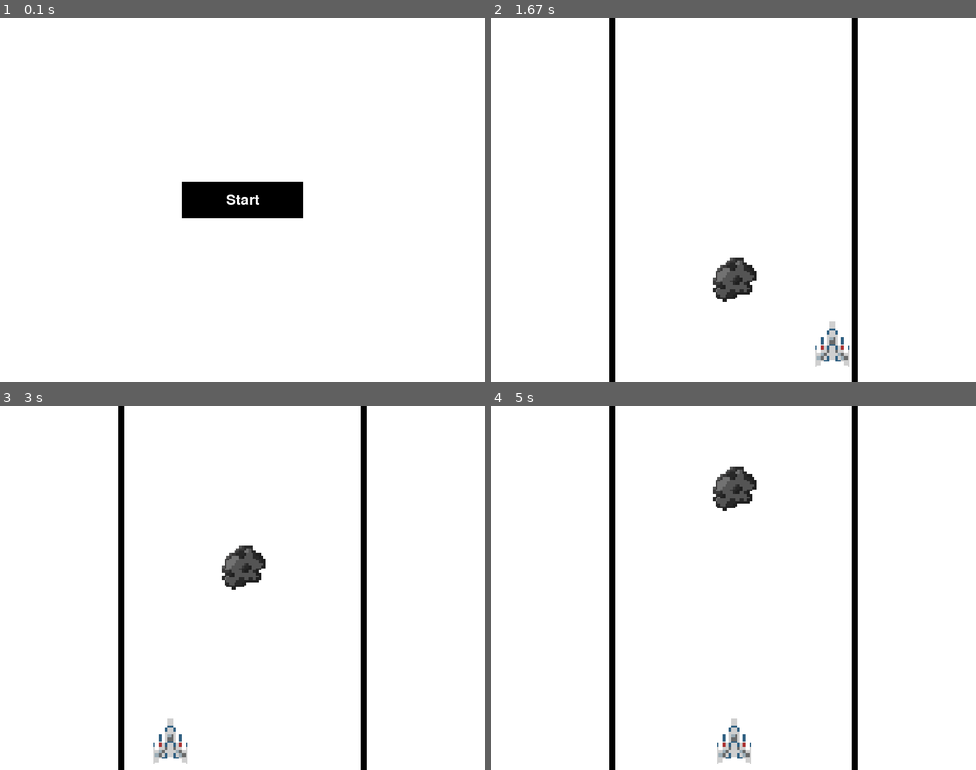
Above: before the commit, frames 1-4 (two rows, left to right).
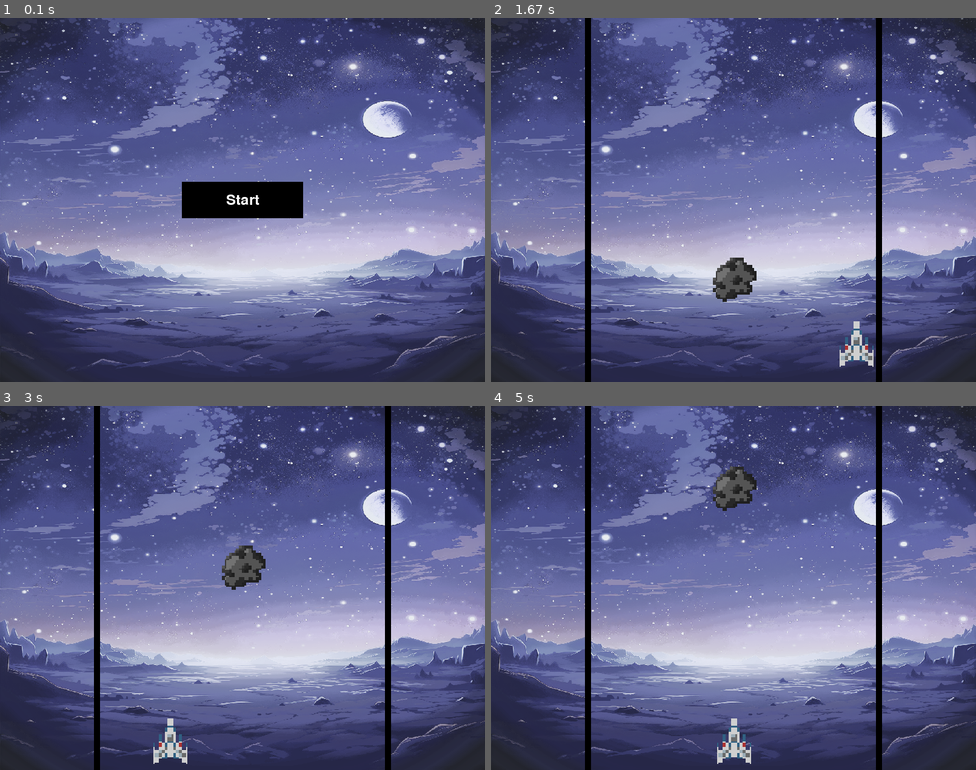
Above: after the commit, the same moments.

Repository: zwazel/pygame-experiment
Game: pygame game, started from main.py
Same seed, same stepped clock (60 frames per second), same inputs: the game is played once before the commit and once after it.
Inputs:
- Up to frame 1 (0.1 s): no input
- Up to frame 2 (1.67 s): click "Start" at 0.38 s; hold Right 0.67-1.13 s; hold Right 1.17-1.63 s
- Up to frame 3 (3 s): hold Left 1.67-2.2 s; click "Start" at 2.28 s; hold Left 2.57-2.97 s
- Up to frame 4 (5 s): hold Right 3-3.63 s; hold Left 3.67-4.13 s; click "Start" at 4.72 s

The runs differ from the first frame. In frame 1, 97% of the frame differs, in the area x 0-100%, y 0-100%; in frame 2, 99%; in frame 3, 99%; in frame 4, 99%.

Commit message:
whats this?? wider playing field and background images? no way
yes way

Diff:
--- a/main.py
+++ b/main.py
@@ -36,9 +36,10 @@
     pygame.init()
 
     # Set up the display
-    width, height = 800, 600
     screen = pygame.display.set_mode((width, height))
     pygame.display.set_caption("Pygame Experiment")
+    background_image = pygame.image.load("res/bg.png")
+    background_image = pygame.transform.scale(background_image, (width, height))
 
     # Set up fonts
     font = pygame.font.Font(None, 36)
@@ -61,8 +62,8 @@
     all_sprites = pygame.sprite.Group(spaceship, asteroid)
 
     # Set up the vertical lines
-    line1_x = width // 4
-    line2_x = 3 * width // 4
+    line1_x = width // 5
+    line2_x = 4 * width // 5
     line_width = 10
 
     # Define the start button
@@ -84,7 +85,7 @@
 
         # Main menu
         if current_state == MENU:
-            screen.fill(white)
+            screen.blit(background_image, (0, 0))
             pygame.draw.rect(screen, black, button_rect)
             text = font.render("Start", True, white)
             screen.blit(text, (width // 2 - text.get_width() // 2, height // 2 - text.get_height() // 2))
@@ -111,8 +112,8 @@
                 # Switch back to the menu state
                 current_state = MENU
 
-            # Clear the screen
-            screen.fill(white)
+
+            screen.blit(background_image, (0, 0))
 
             # Draw the vertical lines
             pygame.draw.rect(screen, black, (line1_x - line_width // 2, 0, line_width, height))
Binary file added: res/bg.png
